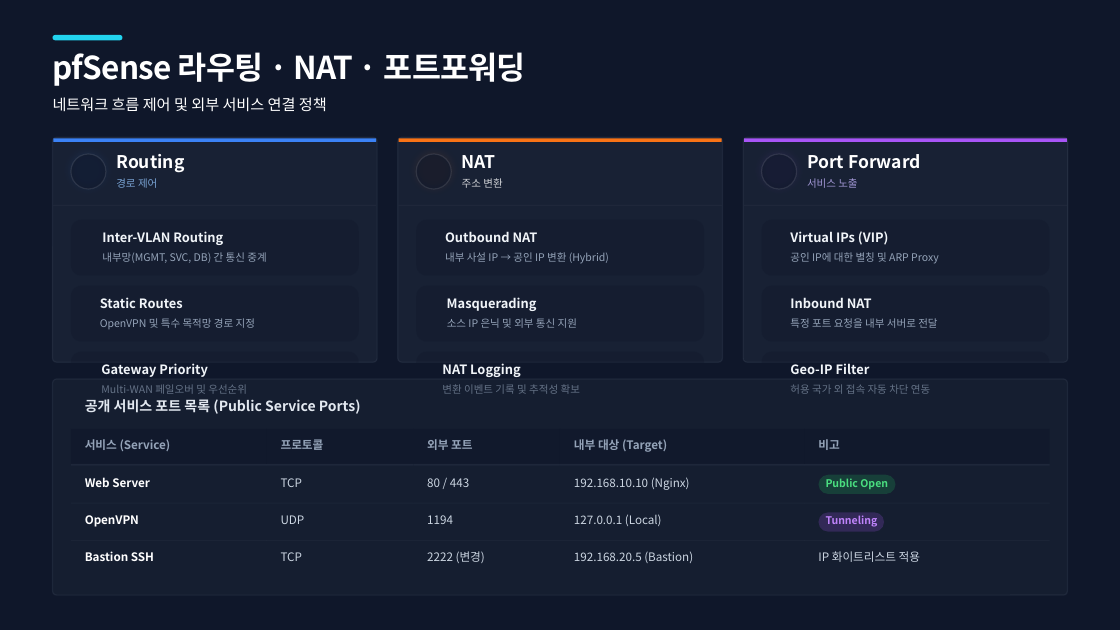
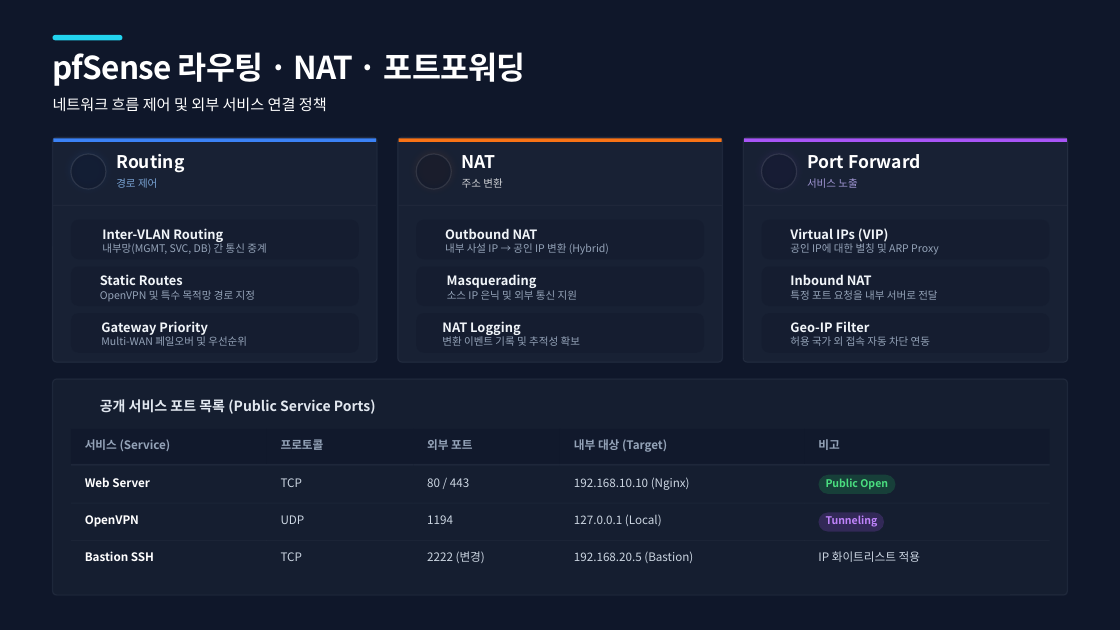
Before and after one commit to thddmstn/project, a slide deck: slide 10 of security_infrastructure_presentation_20260121114303.pptx. Drawn at 1120x630 pixels with LibreOffice and Linux fonts; fonts in the diff are those of the drawing; background and template pictures are left out. Boxes give left, top, right and bottom in pixels: in the first picture for what was removed or moved away, otherwise in the second. Text is boxed around its words. In the diff, an @@ line names an element or a change of style, - is before the commit and + after.

```diff
--- a/security_infrastructure_presentation_20260121114303.pptx
+++ b/security_infrastructure_presentation_20260121114303.pptx
@@ rounded rectangle: place and size @@
-rounded rectangle at [71,220,359,276]
+rounded rectangle at [71,220,359,260]
@@ rounded rectangle: place and size @@
-rounded rectangle at [417,220,705,276]
+rounded rectangle at [417,220,705,260]
@@ rounded rectangle: place and size @@
-rounded rectangle at [762,220,1050,276]
+rounded rectangle at [762,220,1050,260]
@@ rounded rectangle: place and size @@
-rounded rectangle at [71,286,359,342]
+rounded rectangle at [71,266,359,306]
@@ text "내부망(MGMT, SVC, DB) 간 통신 ...": place and size @@
-text "내부망(MGMT, SVC, DB) 간 통신 ..." at [102,252,266,263]
+text "내부망(MGMT, SVC, DB) 간 통신 ..." at [102,241,266,254]
@@ rounded rectangle: place and size @@
-rounded rectangle at [417,286,705,342]
+rounded rectangle at [417,266,705,306]
@@ text "내부 사설 IP → 공인 ...": place and size @@
-text "내부 사설 IP → 공인 ..." at [445,252,609,264]
+text "내부 사설 IP → 공인 ..." at [445,243,609,255]
@@ rounded rectangle: place and size @@
-rounded rectangle at [762,286,1050,342]
+rounded rectangle at [762,266,1050,306]
@@ text "공인 IP에 대한 별칭 및 ...": place and size @@
-text "공인 IP에 대한 별칭 및 ..." at [790,252,939,264]
+text "공인 IP에 대한 별칭 및 ..." at [790,241,939,255]
@@ text "Static Routes": place and size @@
-text "Static Routes" at [100,297,183,308]
+text "Static Routes" at [100,274,183,285]
@@ text "OpenVPN 및 특수 목적망 경로 ...": place and size @@
-text "OpenVPN 및 특수 목적망 경로 ..." at [100,318,255,329]
+text "OpenVPN 및 특수 목적망 경로 ..." at [100,290,255,301]
@@ text "Masquerading": place and size @@
-text "Masquerading" at [447,297,537,311]
+text "Masquerading" at [447,274,537,288]
@@ text "소스 IP 은닉 및 외부 ...": place and size @@
-text "소스 IP 은닉 및 외부 ..." at [447,318,577,328]
+text "소스 IP 은닉 및 외부 ..." at [447,290,577,300]
@@ text "Inbound NAT": place and size @@
-text "Inbound NAT" at [790,297,872,308]
+text "Inbound NAT" at [790,274,872,285]
@@ text "특정 포트 요청을 내부 서버로 ...": place and size @@
-text "특정 포트 요청을 내부 서버로 ..." at [790,318,937,328]
+text "특정 포트 요청을 내부 서버로 ..." at [790,290,937,300]
@@ rounded rectangle: place and size @@
-rounded rectangle at [71,352,359,408]
+rounded rectangle at [71,313,359,353]
@@ text "Gateway Priority": place and size @@
-text "Gateway Priority" at [101,363,207,377]
+text "Gateway Priority" at [101,321,207,337]
@@ rounded rectangle: place and size @@
-rounded rectangle at [417,352,705,408]
+rounded rectangle at [417,313,705,353]
@@ text "NAT Logging": place and size @@
-text "NAT Logging" at [442,363,520,377]
+text "NAT Logging" at [442,321,520,337]
@@ rounded rectangle: place and size @@
-rounded rectangle at [762,352,1050,408]
+rounded rectangle at [762,313,1050,353]
@@ text "Geo-IP Filter" rewrapped from [790,363,870,374] to [790,321,870,337] @@
@@ text "Multi-WAN 페일오버 및 우선순위": place and size @@
-text "Multi-WAN 페일오버 및 우선순위" at [101,384,247,394]
+text "Multi-WAN 페일오버 및 우선순위" at [101,336,247,346]
@@ text "변환 이벤트 기록 및 추적성 ...": place and size @@
-text "변환 이벤트 기록 및 추적성 ..." at [442,384,580,394]
+text "변환 이벤트 기록 및 추적성 ..." at [442,336,580,346]
@@ text "허용 국가 외 접속 자동 ...": place and size @@
-text "허용 국가 외 접속 자동 ..." at [790,384,930,394]
+text "허용 국가 외 접속 자동 ..." at [790,336,930,346]
@@ text "공개 서비스 포트 목록 (Public ...": place and size @@
-text "공개 서비스 포트 목록 (Public ..." at [85,399,361,414]
+text "공개 서비스 포트 목록 (Public ..." at [100,399,376,414]
```
Also in this commit, not shown: 3 other slides changed, 1 slide added.
